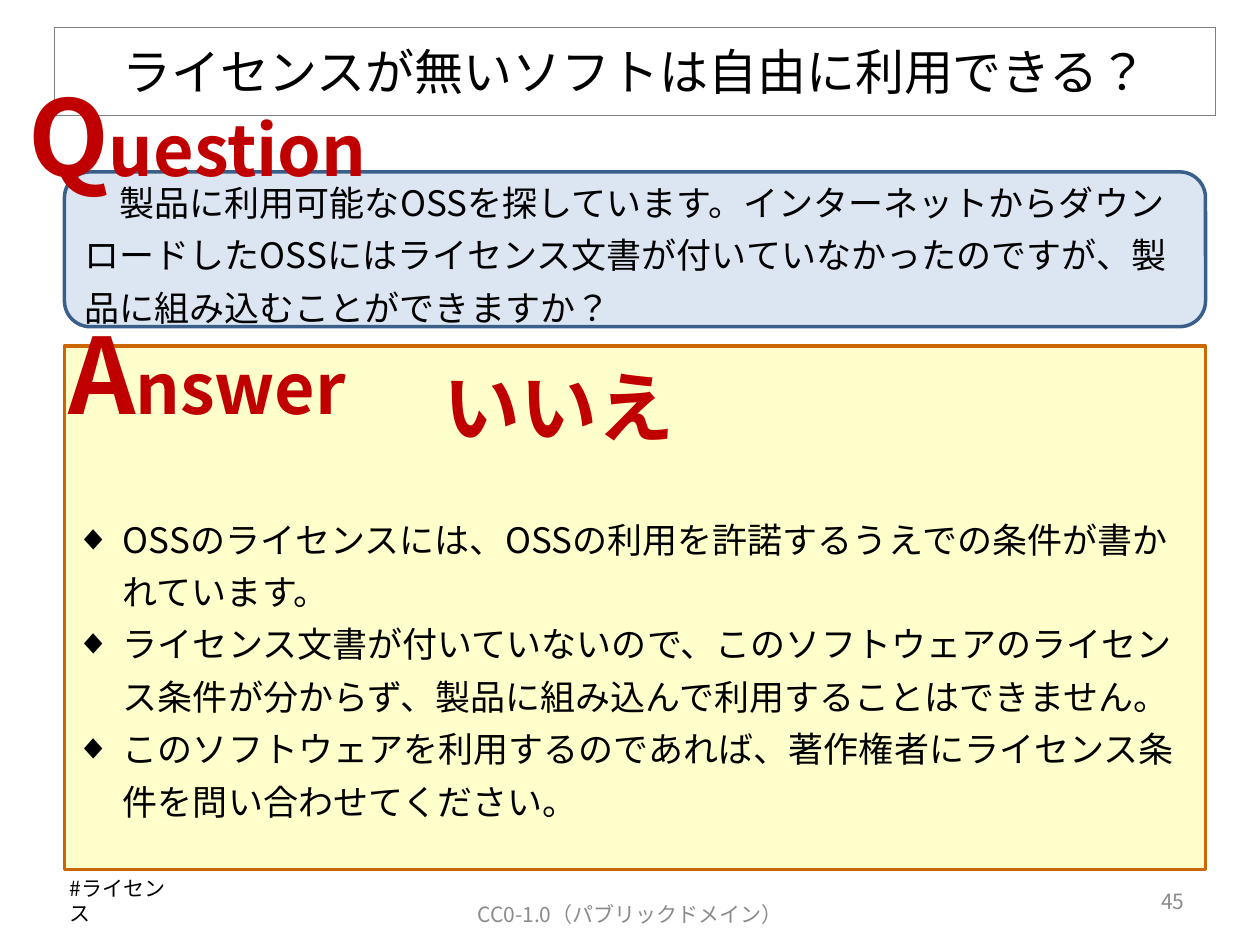
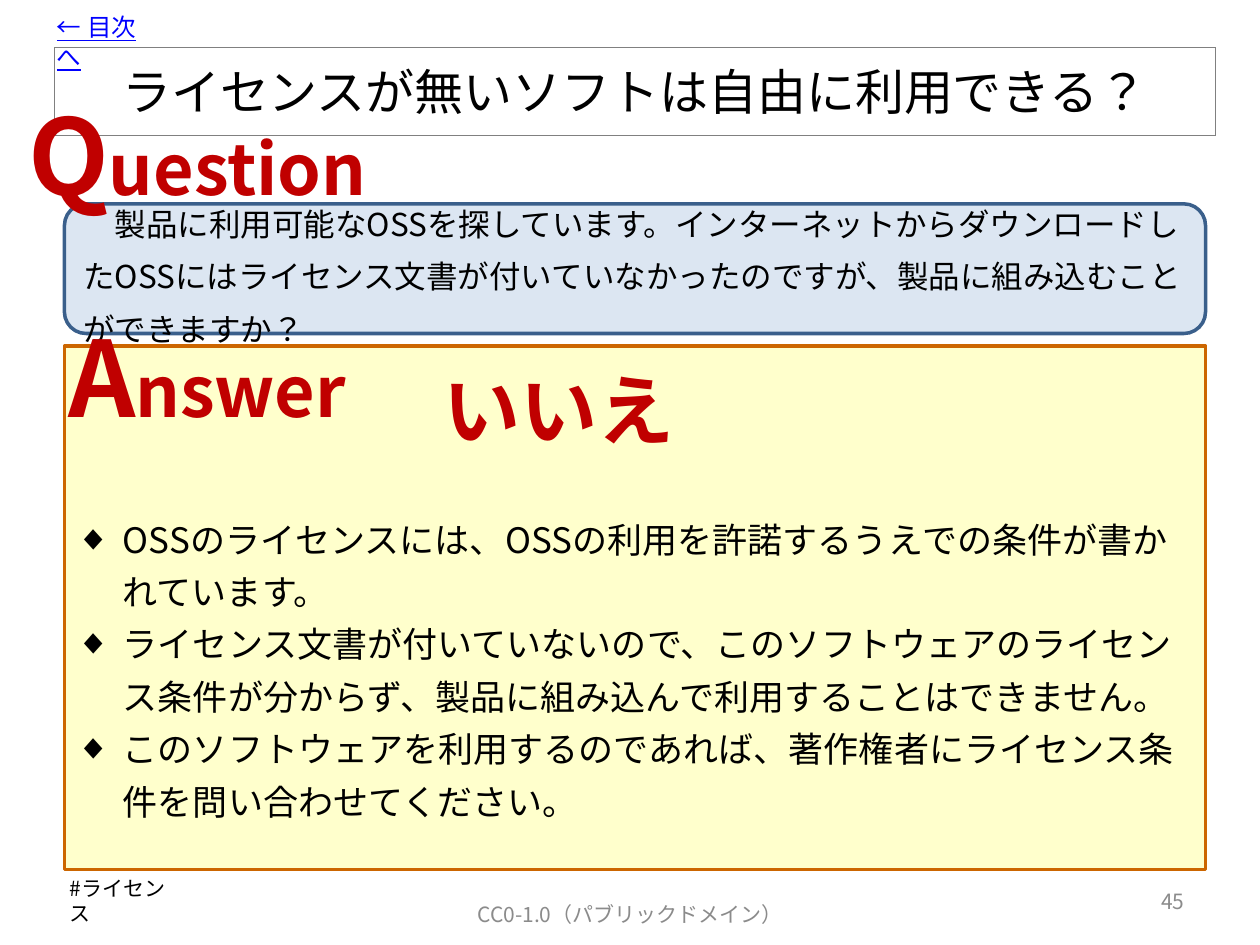
Before and after one commit to OpenChain-Project/OpenChain-JWG, a slide deck: slide 46 of Education_Material/FAQ/OSSライセンス関連でよくある誤解_CC0.pptx. Drawn at 1260x945 pixels with LibreOffice and Linux fonts; fonts in the diff are those of the drawing. Boxes give left, top, right and bottom in pixels: in the first picture for what was removed or moved away, otherwise in the second. Text is boxed around its words. In the diff, an @@ line names an element or a change of style, - is before the commit and + after.

Commit message:
V7.1に更新します。
目次から各スライドへリンクを付けました。

```diff
--- a/Education_Material/FAQ/OSSライセンス関連でよくある誤解_CC0.pptx
+++ b/Education_Material/FAQ/OSSライセンス関連でよくある誤解_CC0.pptx
@@ text added at box(57, 15, 136, 71), 14 pt, text #0000FF, underline @@
+← 目次へ
@@ title "ライセンスが無いソフトは自由に利用できる？": place and size @@
-title "ライセンスが無いソフトは自由に利用できる？" at box(54, 28, 1215, 116)
+title "ライセンスが無いソフトは自由に利用できる？" at box(54, 48, 1215, 136)
@@ text "Question": place and size @@
-text "Question" at box(15, 66, 402, 205)
+text "Question" at box(15, 84, 402, 224)
@@ rounded rectangle "製品に利用可能なOSSを探しています。インターネットからダウンロードしたOSSにはライセンス文書が付いていなかったのです ...": place and size @@
-rounded rectangle "製品に利用可能なOSSを探しています。インターネットからダウンロードしたOSSにはライセンス文書が付いていなかったのです ..." at box(64, 171, 1206, 326)
+rounded rectangle "製品に利用可能なOSSを探しています。インターネットからダウンロードしたOSSにはライセンス文書が付いていなかったのです ..." at box(64, 204, 1206, 334)
@@ rounded rectangle "製品に利用可能なOSSを探しています。インターネットからダウンロードしたOSSにはライセンス文書が付いていなかったのです ..." at box(64, 204, 1206, 334): size 20 to 18 pt @@
@@ text "Answer": place and size @@
-text "Answer" at box(55, 302, 387, 442)
+text "Answer" at box(55, 306, 387, 446)
```
Also in this commit, not shown: 57 other slides changed.
